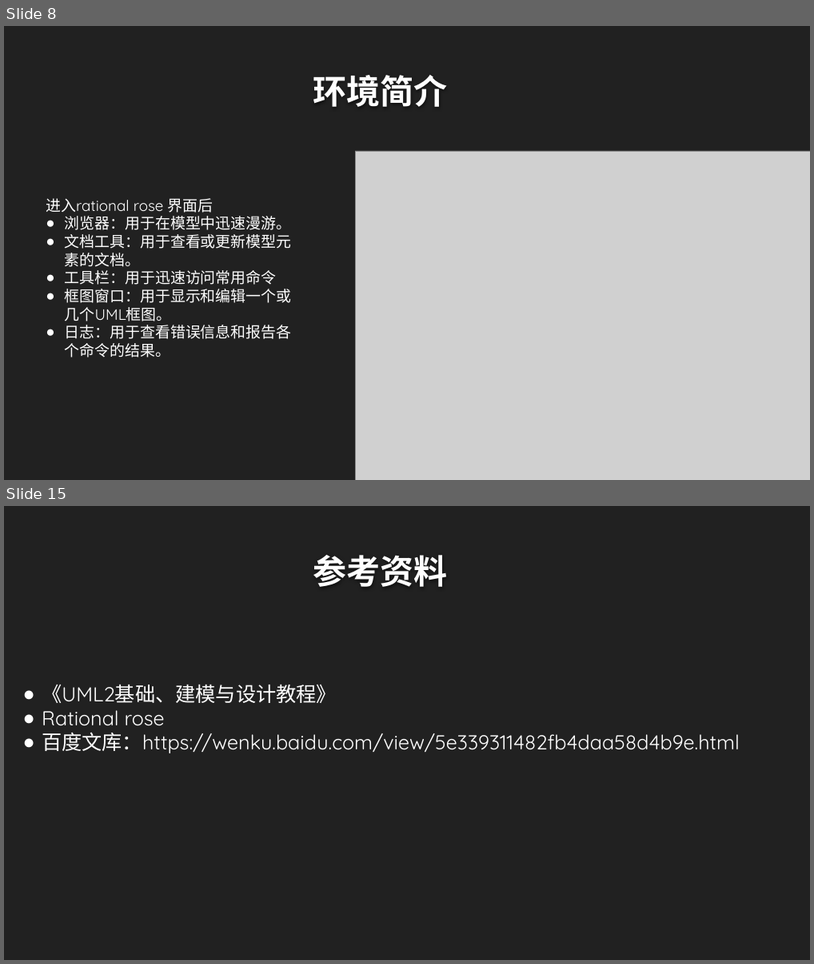
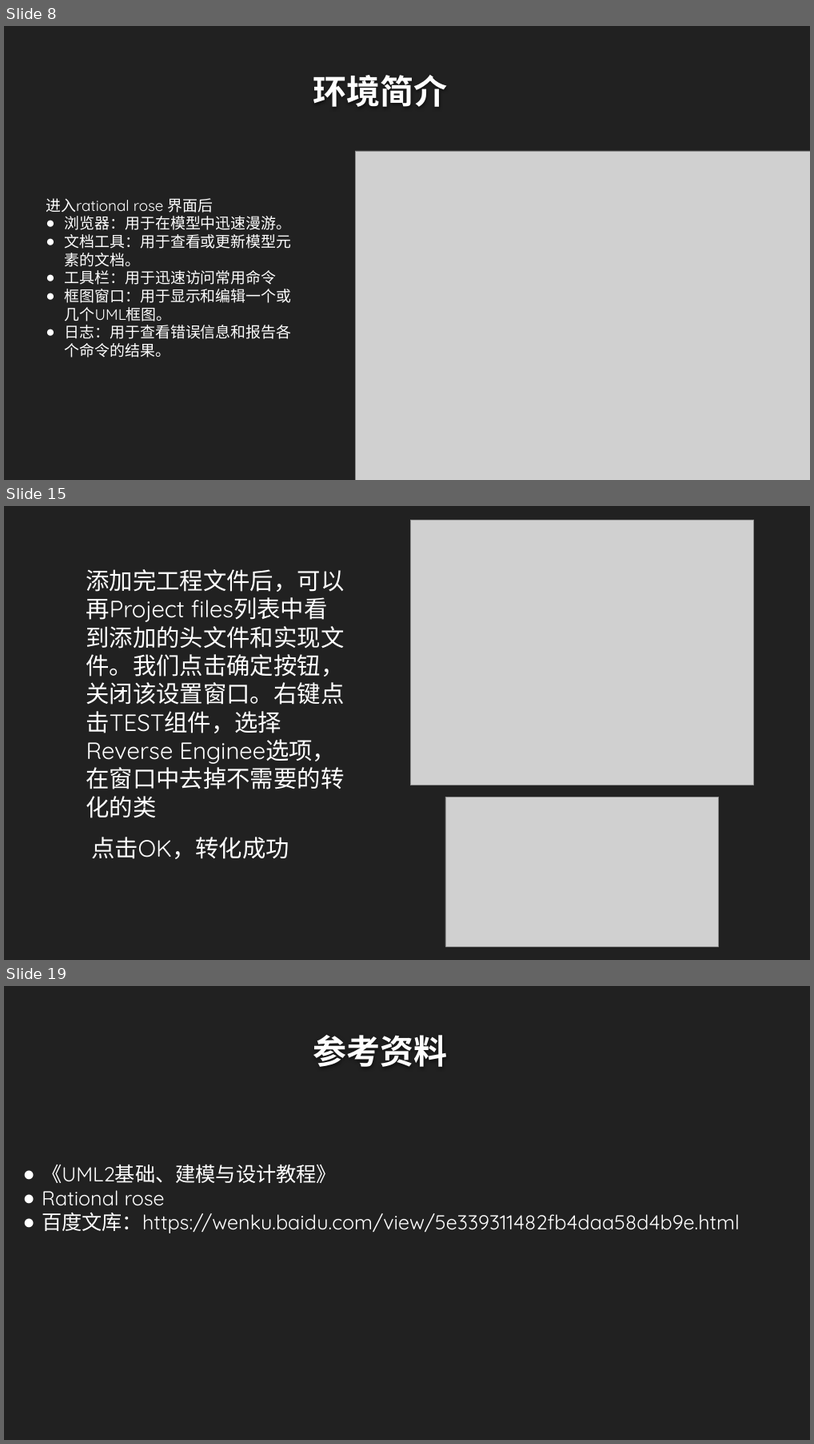
Before and after one commit to twn422/PRD2017, a slide deck: PRD-2017-G24/STW/非受控文件/翻转课堂作业/UML工具：Rational Rose/UML工具：Rational Rose.pptx. Shown one above the other, each under a label of ours: slides 8 and 15 before the commit, slides 8, 15 and 19 after it; the slides between them are not shown. The pictures are 814x964 and 814x1444 pixels, drawn with LibreOffice and Linux fonts; fonts in the diff are those of the drawing; grey boxes stand for pictures; background and template pictures are left out. Boxes give left, top, right and bottom in pixels: in the first picture for what was removed or moved away, otherwise in the second. Text is boxed around its words. In the diff, an @@ line names an element or a change of style, - is before the commit and + after.

```diff
--- a/PRD-2017-G24/STW/非受控文件/翻转课堂作业/UML工具：Rational Rose/UML工具：Rational Rose.pptx
+++ b/PRD-2017-G24/STW/非受控文件/翻转课堂作业/UML工具：Rational Rose/UML工具：Rational Rose.pptx
@@ slide 15 added at [4, 506, 810, 960], background #212121 @@
@@ picture added at [410, 520, 754, 785] @@
@@ text added at [86, 569, 345, 818], 28 pt, text #FFFFFF @@
+添加完工程文件后，可以再Project files列表中看到添加的头文件和实现文件。我们点击确定按钮，关闭该设置窗口。右键点击TEST组件，选择Reverse Enginee选项，在窗口中去掉不需要的转化的类
@@ picture added at [446, 797, 719, 947] @@
@@ text added at [91, 836, 290, 859], 28 pt, text #FFFFFF @@
+点击OK，转化成功
@@ what was slide 15 is now slide 19 @@
```
Also in this commit, not shown: 10 slides changed, 3 other slides added, 1 other file.
